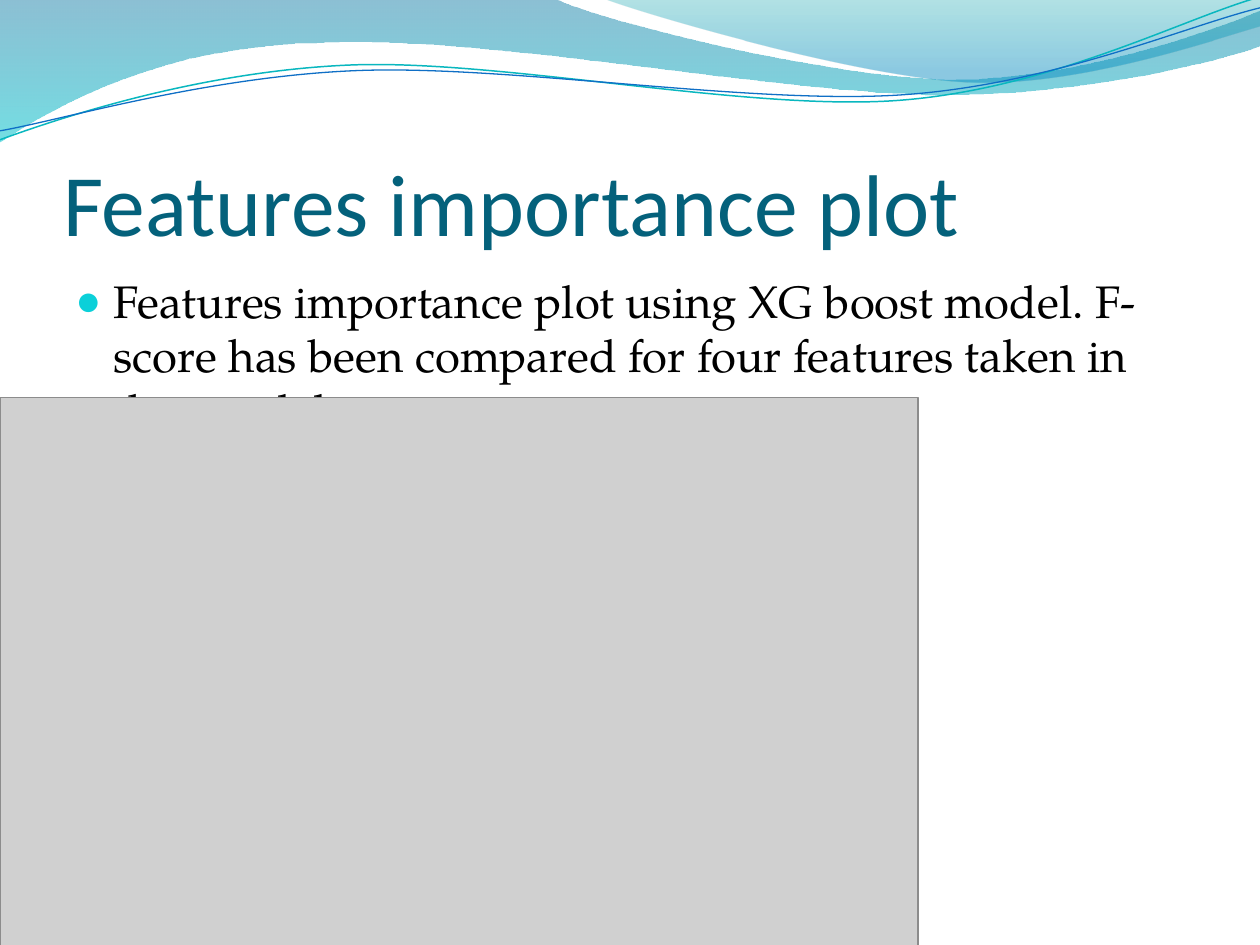
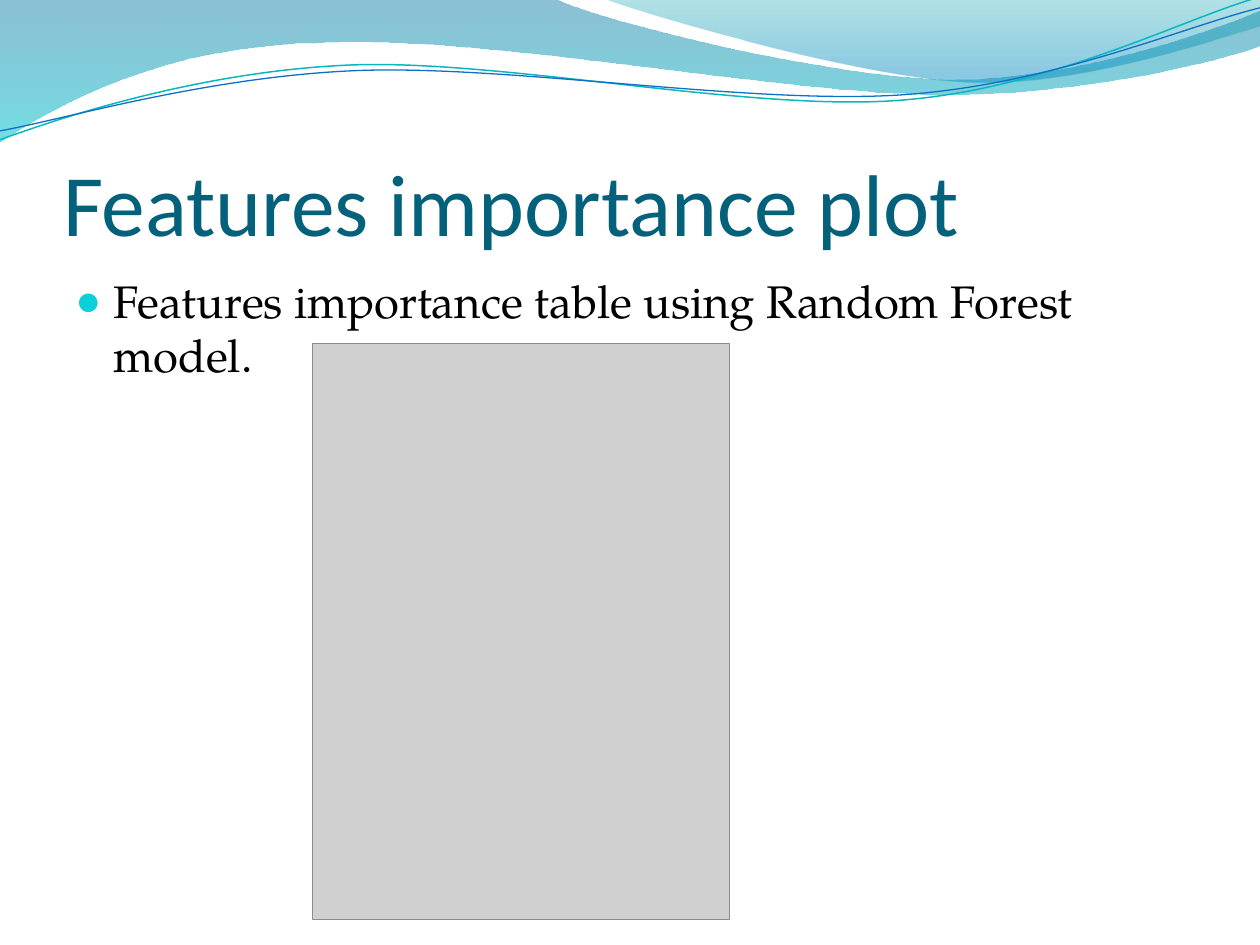
Before and after one commit to iamkuntaldinda/datasets-, a slide deck: slide 24 of Practicum 3.pptx (slide 23 before the commit). Drawn at 1260x945 pixels with LibreOffice and Linux fonts; fonts in the diff are those of the drawing; grey boxes stand for pictures; background and template pictures are left out. Boxes give left, top, right and bottom in pixels: in the first picture for what was removed or moved away, otherwise in the second. Text is boxed around its words. In the diff, an @@ line names an element or a change of style, - is before the commit and + after.

```diff
--- a/Practicum 3.pptx
+++ b/Practicum 3.pptx
@@ text at <box>113,285,1072,373</box>: text changed @@
-● Features importance plot using XG boost model. F- score has been compared for four features taken in this model.
+● Features importance table using Random Forest model.
@@ picture added at <box>312,344,730,920</box> @@
@@ picture removed at <box>0,398,917,945</box> @@
```
Also in this commit, not shown: 9 other slides changed, 8 slides added, 7 slides removed, 2 other files.
